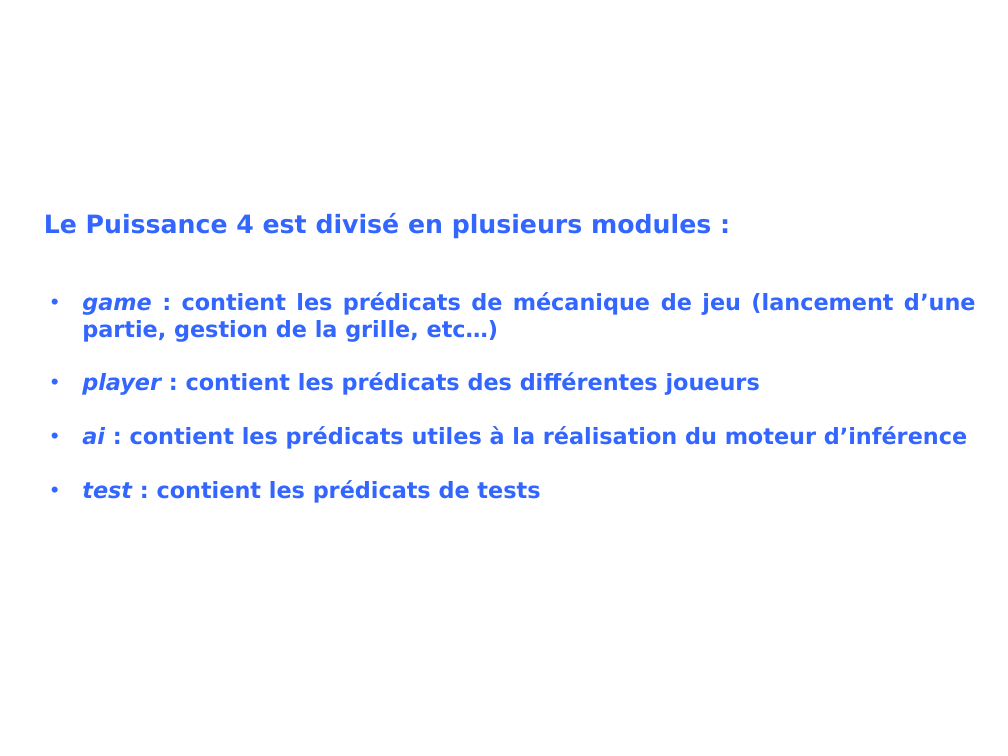
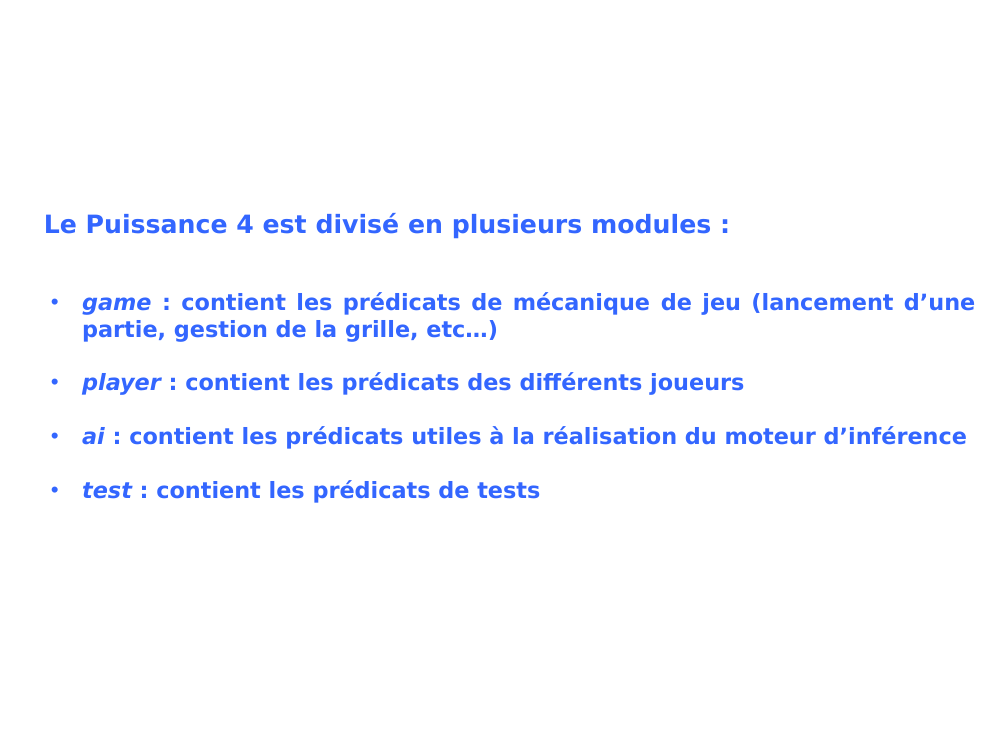
Before and after one commit to INSA-4IF-H4404-2013-2014/Connect-Four, a slide deck: slide 4 of presentation.ppt. Drawn at 1008x756 pixels with LibreOffice and Linux fonts; fonts in the diff are those of the drawing; background and template pictures are left out. Boxes give left, top, right and bottom in pixels: in the first picture for what was removed or moved away, otherwise in the second. Text is boxed around its words. In the diff, an @@ line names an element or a change of style, - is before the commit and + after.

```diff
--- a/presentation.ppt
+++ b/presentation.ppt
@@ text at <box>82,372,744,395</box>: text changed @@
-• player : contient les prédicats des différentes joueurs
+• player : contient les prédicats des différents joueurs
```
Also in this commit, not shown: 5 other slides changed.
